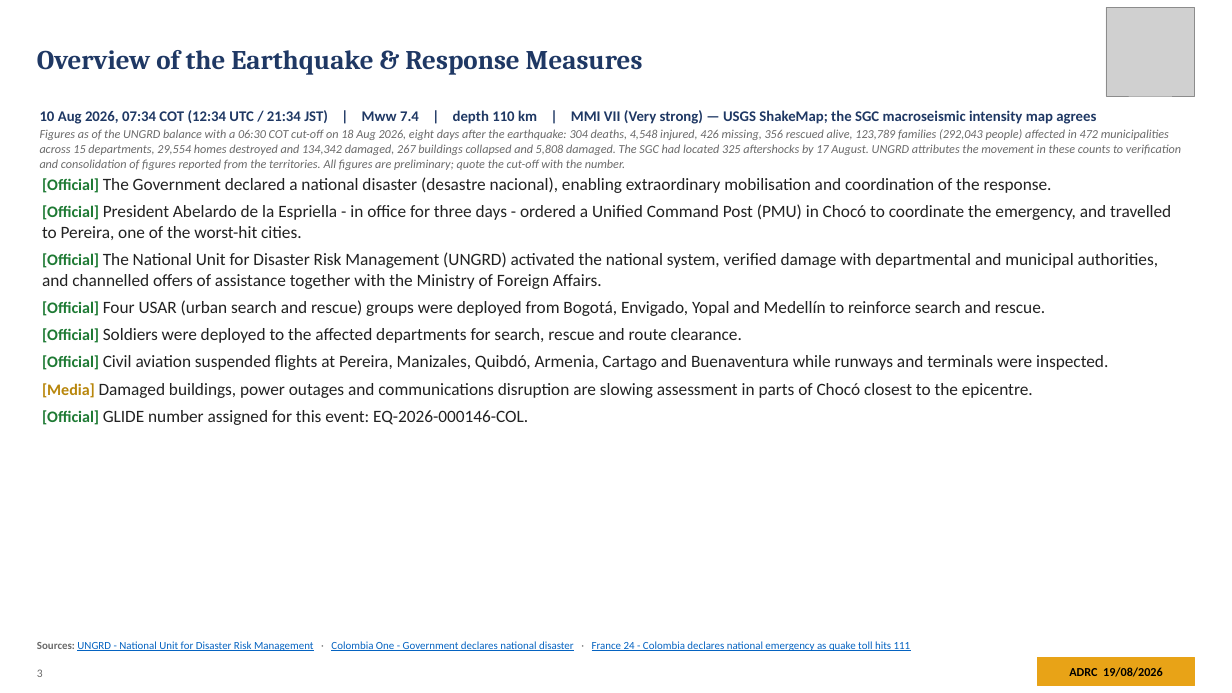
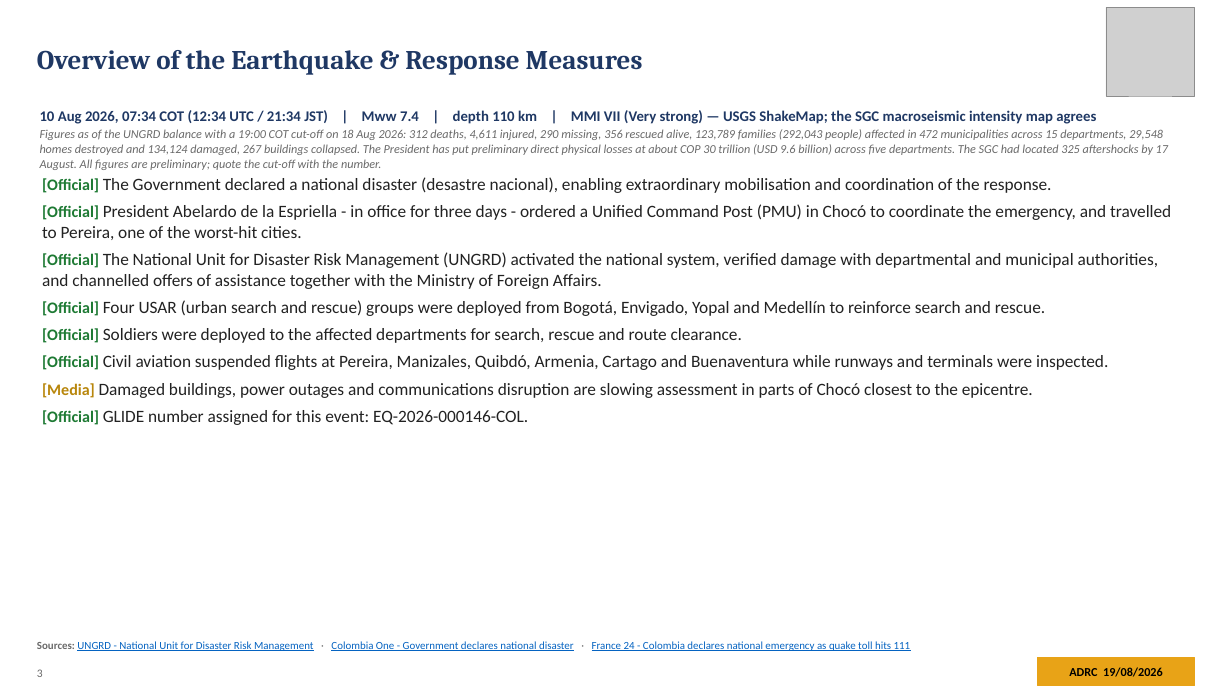
Before and after one commit to kochobi-max/whatsmap, a slide deck: slide 3 of reports/colombia_eq_20260810/output/ADRC_EQ_COL_Choco_20260810_EN.pptx. Drawn at 1232x693 pixels with LibreOffice and Linux fonts; fonts in the diff are those of the drawing; grey boxes stand for pictures. Boxes give left, top, right and bottom in pixels: in the first picture for what was removed or moved away, otherwise in the second. Text is boxed around its words. In the diff, an @@ line names an element or a change of style, - is before the commit and + after.

```diff
--- a/reports/colombia_eq_20260810/output/ADRC_EQ_COL_Choco_20260810_EN.pptx
+++ b/reports/colombia_eq_20260810/output/ADRC_EQ_COL_Choco_20260810_EN.pptx
@@ text at [40,129,1168,170]: text changed @@
-Figures as of the UNGRD balance with a 06:30 COT cut-off on 18 Aug 2026, eight days after the earthquake: 304 deaths, 4,548 injured, 426 missing, 356 rescued alive, 123,789 families (292,043 people) affected in 472 municipalities across 15 departments, 29,554 homes destroyed and 134,342 damaged, 267 buildings collapsed and 5,808 damaged. The SGC had located 325 aftershocks by 17 August. UNGRD attributes the movement in these counts to verification and consolidation of figures reported from the territories. All figures are preliminary; quote the cut-off with the number.
+Figures as of the UNGRD balance with a 19:00 COT cut-off on 18 Aug 2026: 312 deaths, 4,611 injured, 290 missing, 356 rescued alive, 123,789 families (292,043 people) affected in 472 municipalities across 15 departments, 29,548 homes destroyed and 134,124 damaged, 267 buildings collapsed. The President has put preliminary direct physical losses at about COP 30 trillion (USD 9.6 billion) across five departments. The SGC had located 325 aftershocks by 17 August. All figures are preliminary; quote the cut-off with the number.
```
Also in this commit, not shown: 17 other slides changed, 8 other files.
